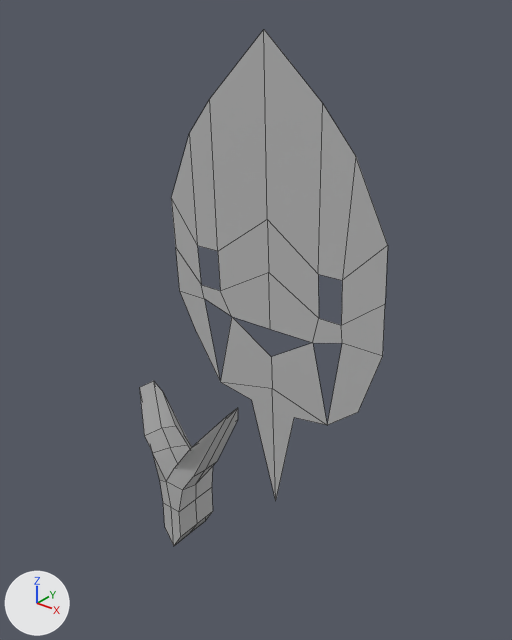
One commit to the FBX model Assets/Meshes/SpinachSeed.fbx: the scene before it, then after it.
Rendered twice from a 50 mm camera at (0.00295, -0.00279, 0.00364) aimed at (0.00024, 0.00059, 0.00154). Lighting does not change. The marker at lower left points along +X, +Y and +Z. Mesh edges are drawn as thin lines. Where no turn or scale is listed for an object, it has been applied to the vertices. Vertices at the same position are counted once.
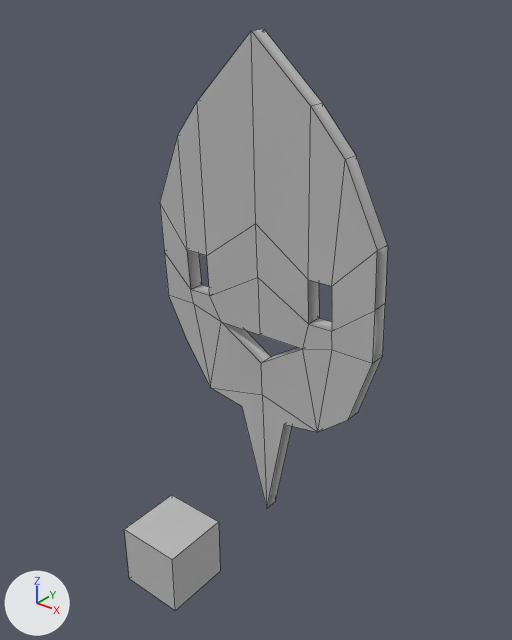
The newer file is also rescaled (x2.252), turned or shifted as a whole; pictures and numbers use the older file's frame.

The change in detail:
Material 'phong1' (mat_phong1) is new.
Its base color is (0.5, 0.5, 0.5) (grey #bcbcbc).
Its roughness is 0.553.
me_mesh_001 is used by ob_pplane1; location (0.000009, 0.00103, 0.001705).
me_mesh_001 had 37 vertices, 22 faces and spanned x -0.00098..0.00098, y -0.00004..0.00004, z -0.00212..0.00164.
me_mesh_001 now has 75 vertices, 78 faces and spans x -0.00099..0.00098, y -0.00016..0.00004, z -0.00212..0.00164.
Part 1, on me_mesh_001:
5 vertices are removed from x -0.0005..0.00056, y -0.00002..0.00003, z -0.00119..0.00009.
22 faces are deleted.
28 vertices are added at x -0.00099..0.00097, y -0.00016..0.00003, z -0.00212..0.00123.
8 new vertices lie (0.0, -0.00013, 0.0) away from vertices in x -0.00074..0.00098, y -0.00003..0.00001, z -0.00111..0.00164.
7 new vertices lie (0.0, -0.00012, 0.0) away from vertices in x -0.00097..0.00096, y -0.00003..0.00003, z -0.00115..0.00042.
78 new faces join them.
Mesh me_mesh_001_1 is new.
It is a box spanning x -0.000236..0.000236, y -0.000236..0.000236, z -0.000236..0.000236.
It uses material mat_phong1 (grey #bcbcbc).
Object 'pCube1' (ob_pcube1) is deleted.
Object 'pCube10' (ob_pcube10) is new; it shows me_mesh_001_1.
Its location is (0.000041, -0.000115, -0.000105).

What differs and where, as boxes (x1, y1, x2, y2) in the pictures (512 x 640 px):
'pPlane1', reshaped
    before: (171, 30, 388, 500)
    after: (160, 29, 388, 508)
'pCube10', added
    after: (124, 495, 220, 611)
'pCube1', deleted
    before: (139, 381, 238, 546)
